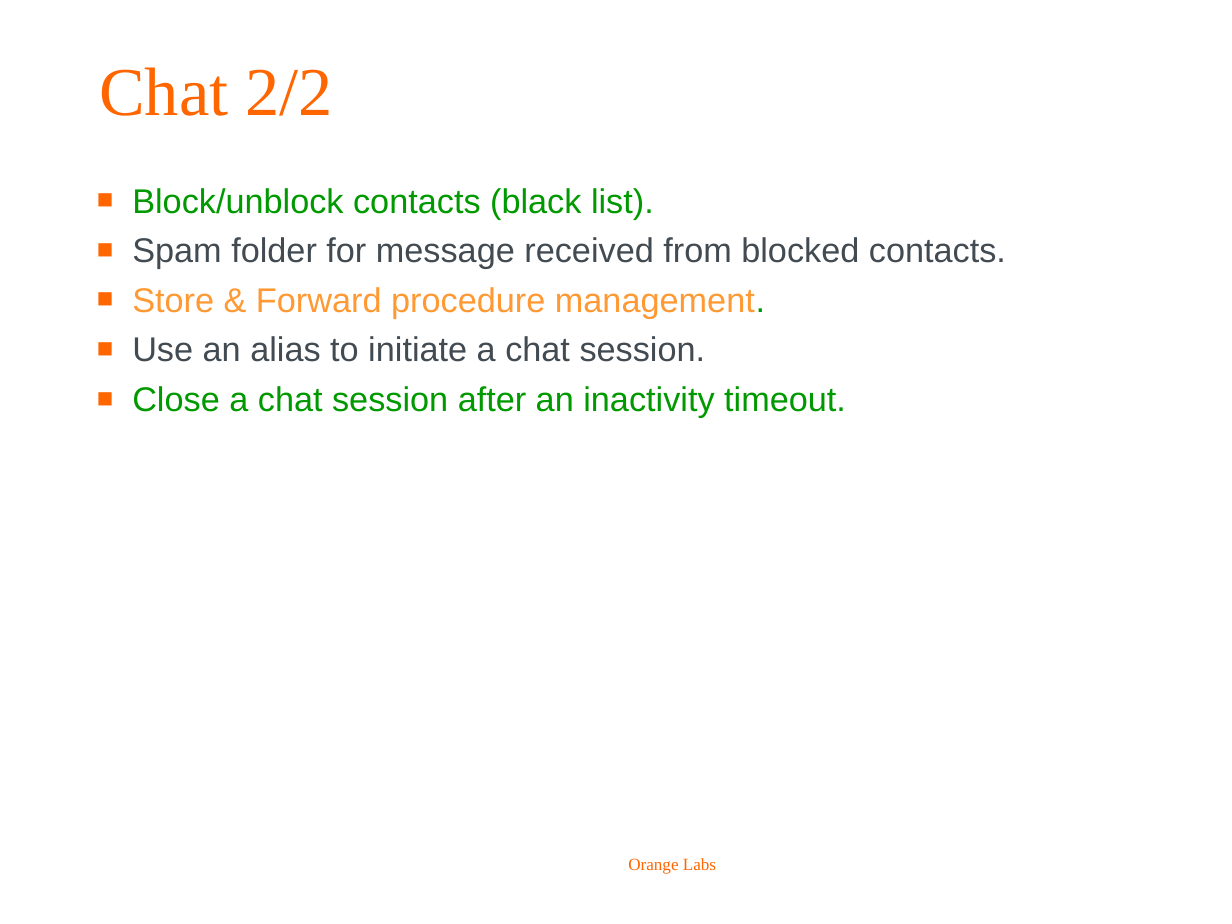
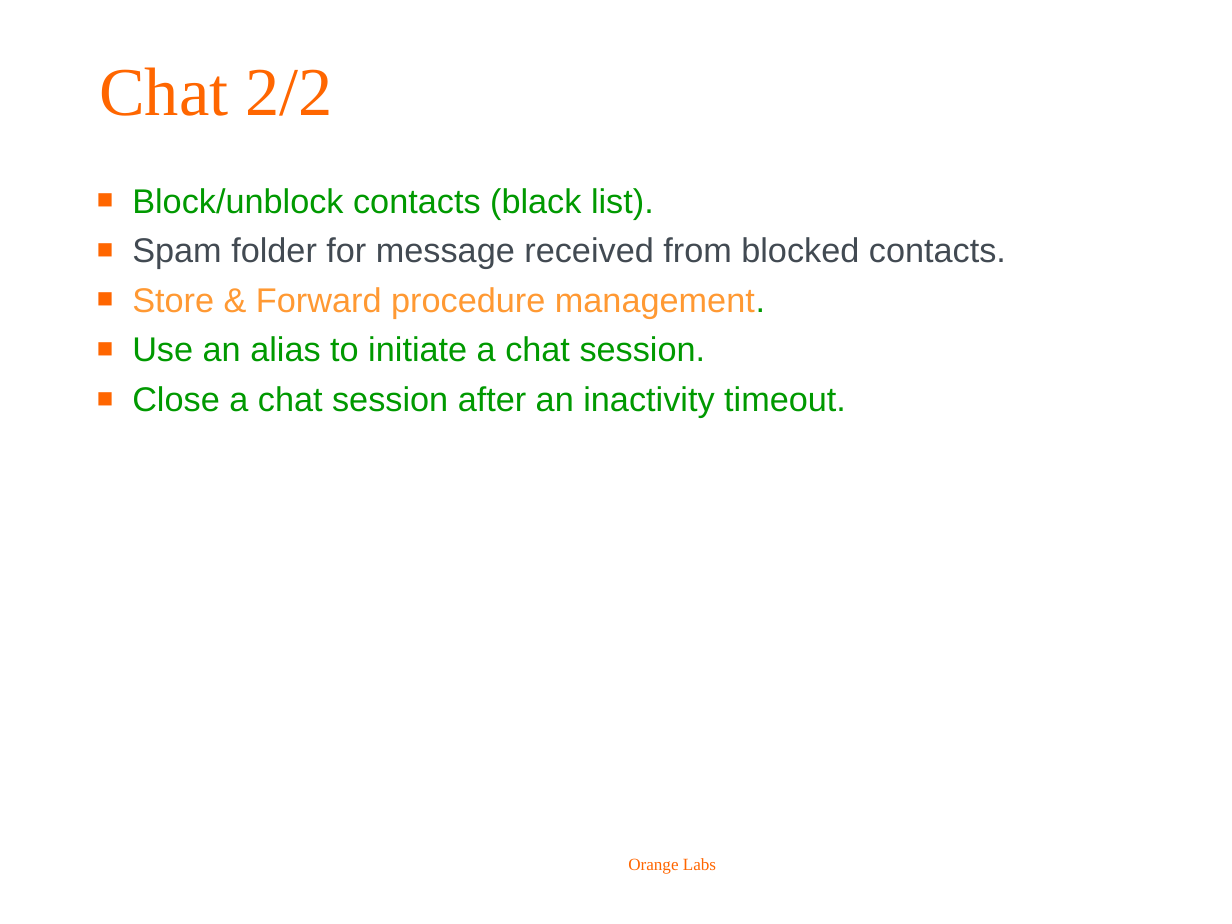
Before and after one commit to biddyweb/android-rcs-ims-stack, a slide deck: slide 6 of doc/roadmap/OrangeLabs_RCS-e_stack_roadmap.ppt. Drawn at 1232x924 pixels with LibreOffice and Linux fonts; fonts in the diff are those of the drawing; background and template pictures are left out. Boxes give left, top, right and bottom in pixels: in the first picture for what was removed or moved away, otherwise in the second. Text is boxed around its words. In the diff, an @@ line names an element or a change of style, - is before the commit and + after.

```diff
--- a/doc/roadmap/OrangeLabs_RCS-e_stack_roadmap.ppt
+++ b/doc/roadmap/OrangeLabs_RCS-e_stack_roadmap.ppt
@@ text at (132, 336, 706, 362): text colour #424A52 to #009900 in "Use an alias to initiate a chat ..." @@
```
Also in this commit, not shown: 7 other slides changed, 3 slides added, 1 slide removed, 1 other file.
